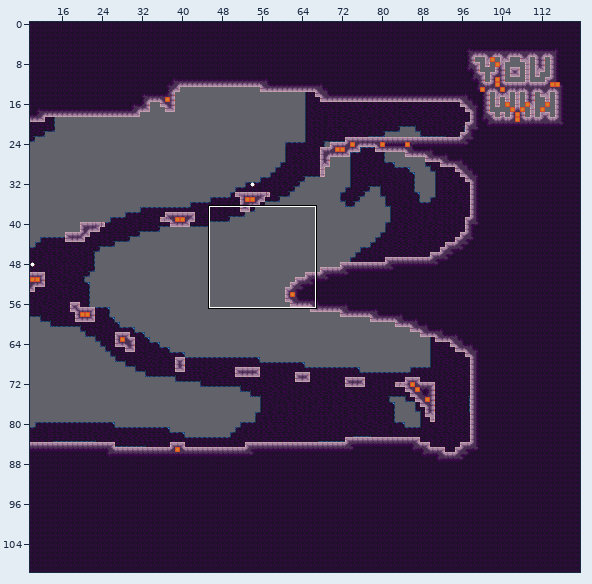
Tiled map: mapping_tools/tilemaps/intro7.tmx. The picture above shows the old version from afar; the outline marks the close-up.
Close-up. First the earlier version:
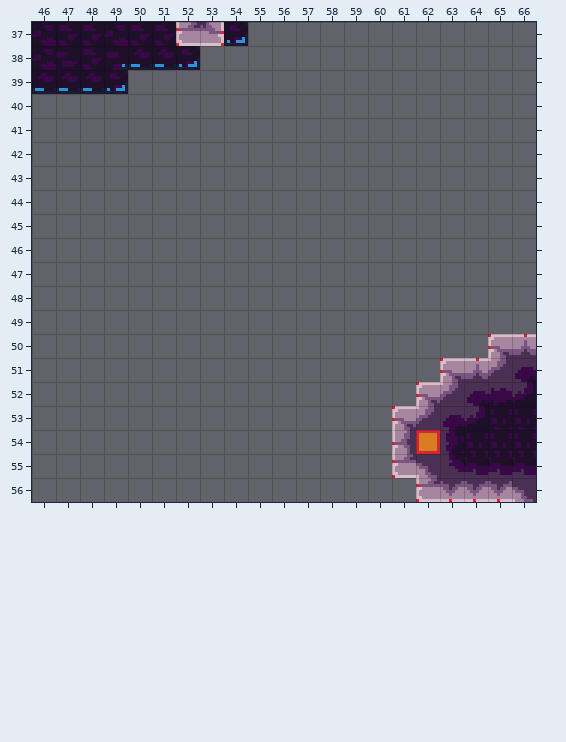
Cells are 8x8 px. Shown: x 46..66, y 37..56. The commit also changed other parts of the map, which this record leaves out.
After:
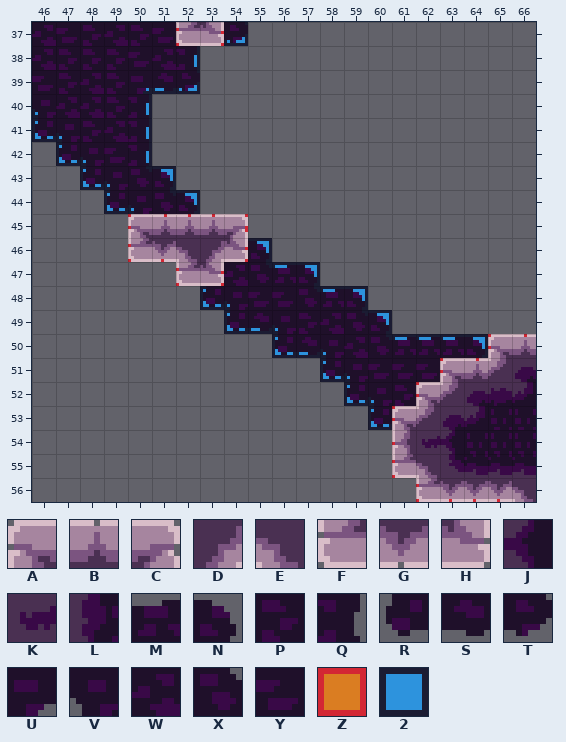
Key: from "stone": A 0, B 1, C 2, D 3, E 4, F 26, G 27, H 28, J 36, K 45, L 62; from "stone_bg_decal": M 1, N 2, P 14, Q 15, R 26, S 27, T 28, U 39, V 40, W 41, X 52, Y 54; from "tools": Z 1 "ground", 2 20.
_ is an empty cell.
Difference:
Layer "bg_draft":
y 39: x 50..52 ___ -> 222
y 40: x 46 _ -> 2; x 50 _ -> 2
y 41: x 46..47 __ -> 22; x 50 _ -> 2
y 42: x 47..48 __ -> 22; x 50 _ -> 2
y 43: x 48..51 ____ -> 2222
y 44: x 49..52 ____ -> 2222
y 46: x 55 _ -> 2
y 47: x 55..57 ___ -> 222
y 48: x 53..54 __ -> 22; x 57..59 ___ -> 222
y 49: x 54..56 ___ -> 222; x 59..60 __ -> 22
y 50: x 56..58 ___ -> 222; x 60..64 _____ -> 22222
y 51: x 58..59 __ -> 22
y 52: x 59..60 __ -> 22
y 53: x 60 _ -> 2
Layer "bg":
y 37: x 47 P -> Y; x 51 P -> Y
y 38: x 47 Y -> P; x 49..52 USST -> PYWQ
y 39: x 46..52 SSST___ -> YPWPUST
y 40: x 46..50 _____ -> VWWPQ
y 41: x 46..50 _____ -> RVPWQ
y 42: x 47..50 ____ -> RVYQ
y 43: x 48..51 ____ -> RVXN
y 44: x 49..52 ____ -> RVXN
y 46: x 55 _ -> N
y 47: x 54..57 ____ -> WXMN
y 48: x 53..59 _______ -> RVYYXMN
y 49: x 54..60 _______ -> RSVPWXN
y 50: x 56..64 _________ -> RSVWXMMMN
y 51: x 58..62 _____ -> RVYYY
y 52: x 59..61 ___ -> RVP
y 53: x 60 _ -> R
Layer "draft":
y 45: x 50..54 _____ -> ZZZZZ
y 46: x 50..51 __ -> ZZ; x 54 _ -> Z
y 47: x 52..53 __ -> ZZ
Layer "map":
y 45: x 50..54 _____ -> ABBBC
y 46: x 50..54 _____ -> FGEDH
y 47: x 52..53 __ -> FH
y 54: x 62..63 _L -> KJ
Pixel boxes of the changes (left, top, right, bottom) in both close-ups:
changed: (32, 25, 488, 430)
changed: (416, 430, 464, 454)
